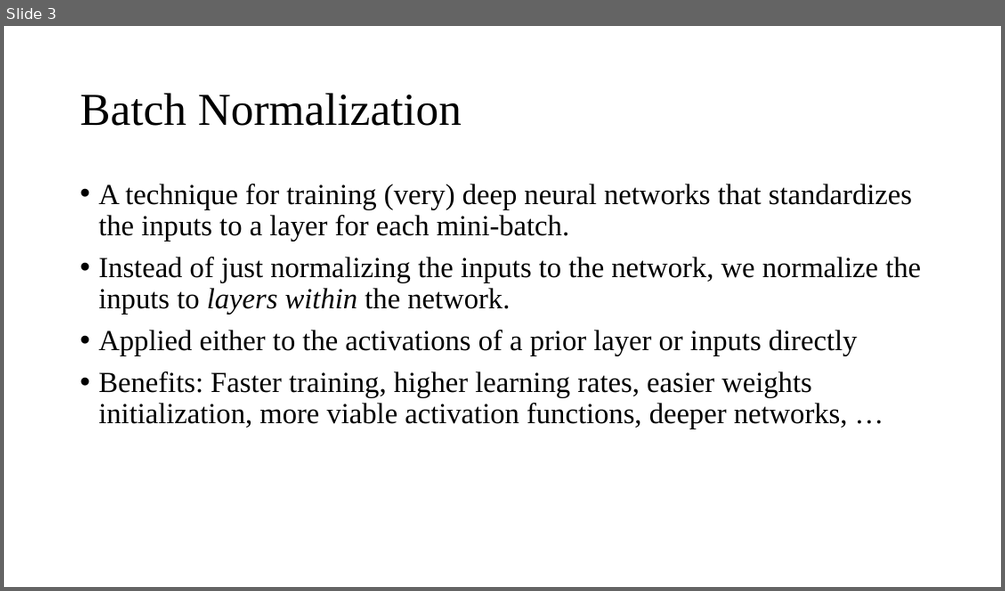
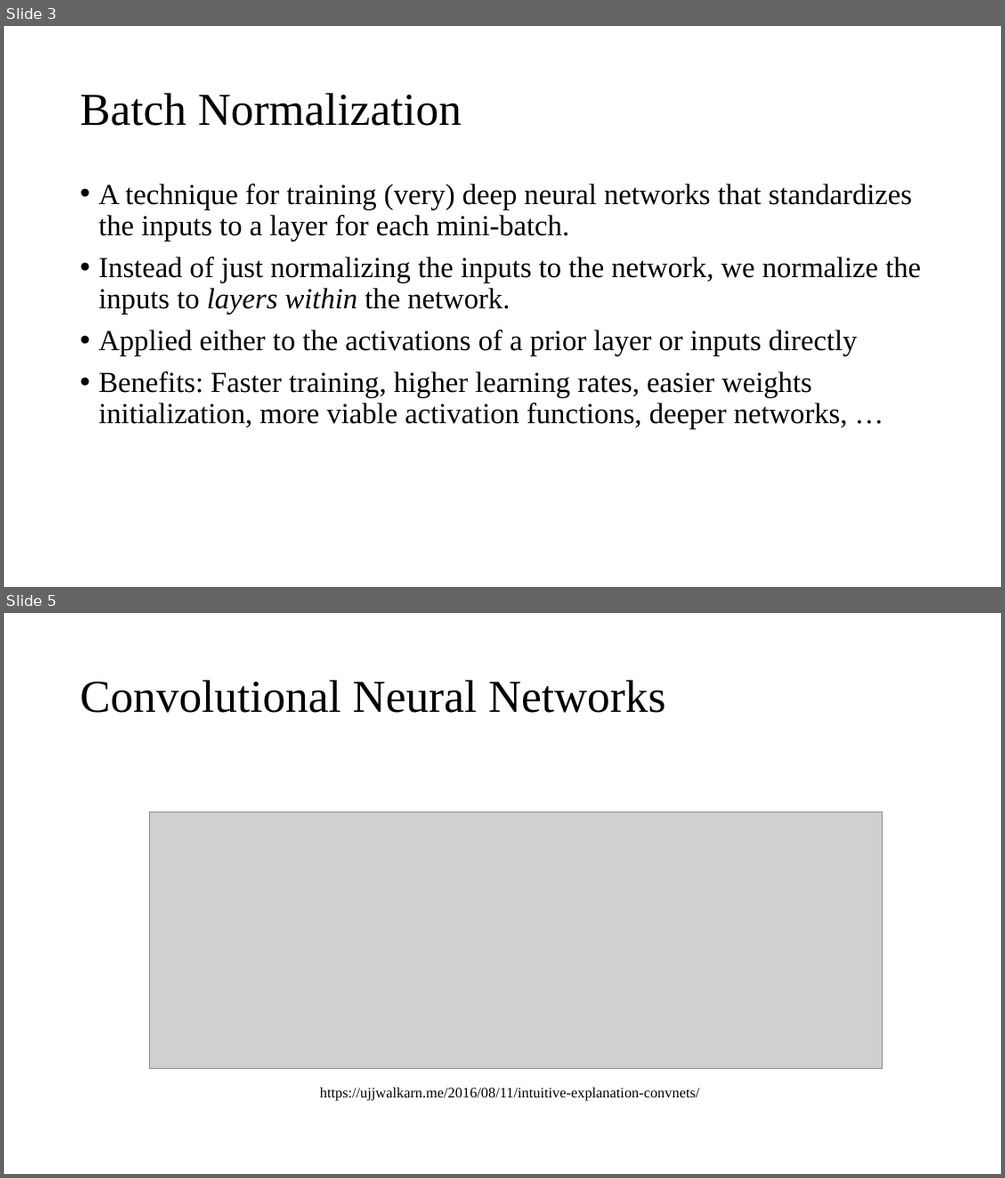
Before and after one commit to Amirosimani/Machine_Learning_Pratt, a slide deck: course slides/week_10.pptx. Shown one above the other, each under a label of ours: slide 3 before the commit, slides 3 and 5 after it; the slides between them are not shown. The pictures are 1005x591 and 1005x1178 pixels, drawn with LibreOffice and Linux fonts; fonts in the diff are those of the drawing; grey boxes stand for pictures. Boxes give left, top, right and bottom in pixels: in the first picture for what was removed or moved away, otherwise in the second. Text is boxed around its words. In the diff, an @@ line names an element or a change of style, - is before the commit and + after.

```diff
--- a/course slides/week_10.pptx
+++ b/course slides/week_10.pptx
@@ slide 5 added at bbox=[4, 613, 1001, 1174], background #FFFFFF @@
@@ title added at bbox=[80, 680, 666, 713], 44 pt, text #000000 @@
+Convolutional Neural Networks
@@ picture added at bbox=[149, 811, 882, 1069] @@
@@ text added at bbox=[320, 1086, 700, 1101], 14 pt, text #000000 @@
+https://ujjwalkarn.me/2016/08/11/intuitive-explanation-convnets/
```
Also in this commit, not shown: 2 slides changed, 1 slide removed, 1 other file.
